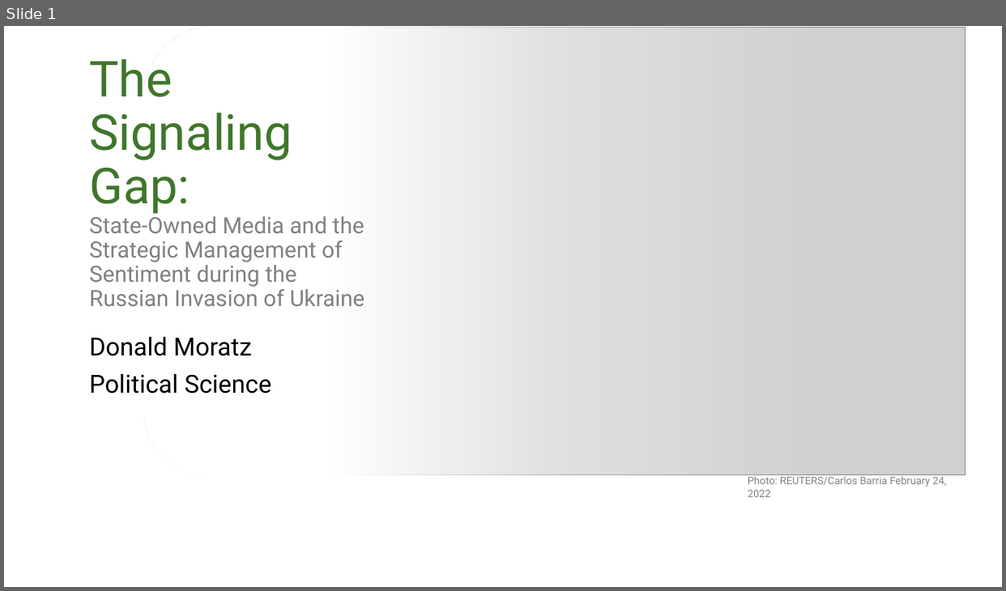
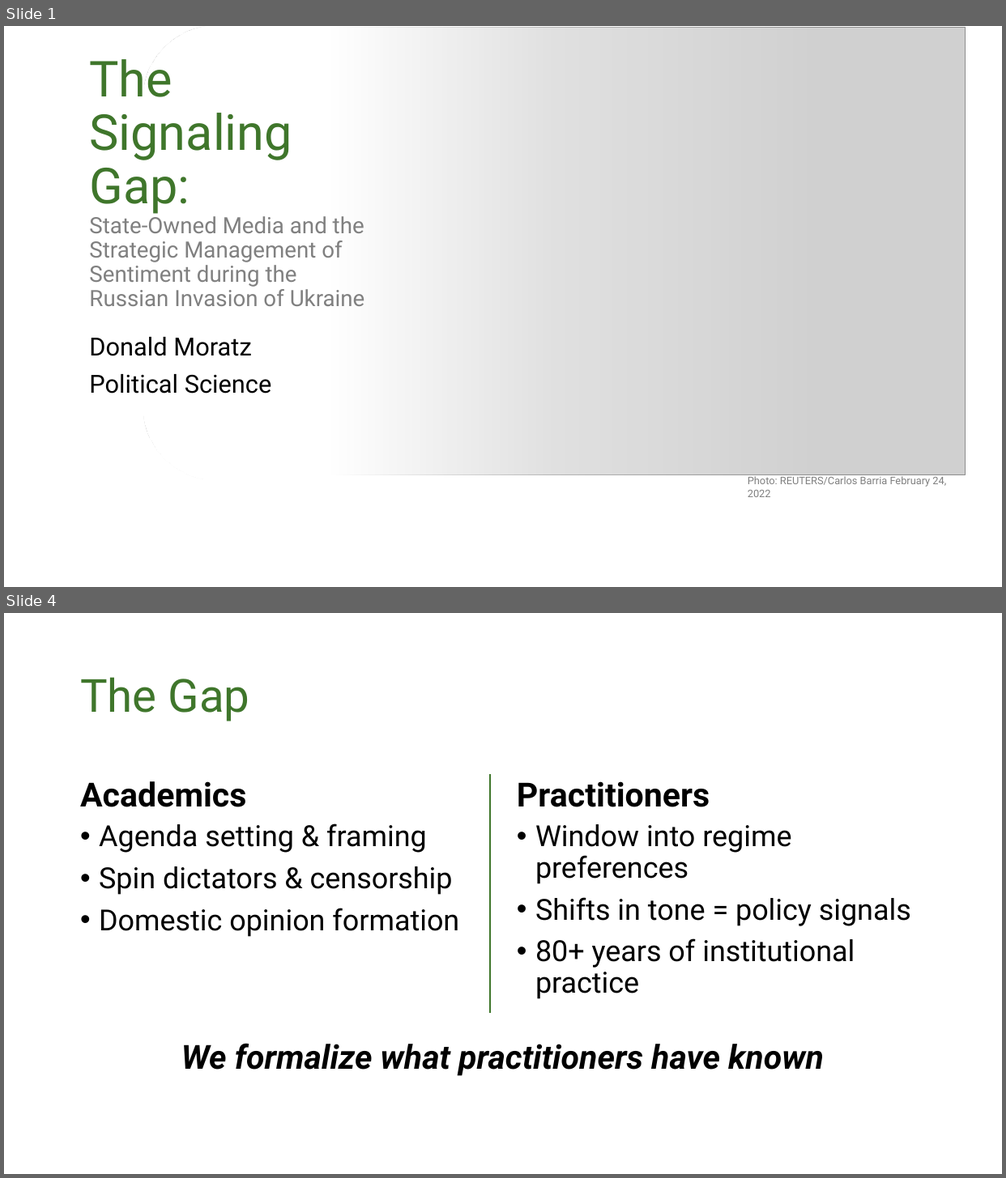
Before and after one commit to dmoratz/russia_sentiment_paper, a slide deck: writing/presentations/moratz_pgt.pptx. Shown one above the other, each under a label of ours: slide 1 before the commit, slides 1 and 4 after it; the slides between them are not shown. The pictures are 1006x591 and 1006x1178 pixels, drawn with LibreOffice and Linux fonts; fonts in the diff are those of the drawing; grey boxes stand for pictures; background and template pictures are left out. Boxes give left, top, right and bottom in pixels: in the first picture for what was removed or moved away, otherwise in the second. Text is boxed around its words. In the diff, an @@ line names an element or a change of style, - is before the commit and + after.

```diff
--- a/writing/presentations/moratz_pgt.pptx
+++ b/writing/presentations/moratz_pgt.pptx
@@ slide 4 added at box(4, 613, 1002, 1174), background picture (left out) @@
@@ title added at box(80, 677, 250, 722), 44 pt, text #3F762B @@
+The Gap
@@ text added at box(80, 781, 246, 807), 32 pt, text #000000, bold @@
+Academics
@@ line added from (490, 775) to (490, 1013), #3F762B 2 pt @@
@@ text added at box(517, 781, 710, 807), 32 pt, text #000000, bold @@
+Practitioners
@@ text added at box(99, 824, 459, 937), 28 pt, text #000000 @@
+• Agenda setting & framing
+• Spin dictators & censorship
+• Domestic opinion formation
@@ text added at box(535, 824, 911, 999), 28 pt, text #000000 @@
+• Window into regime preferences
+• Shifts in tone = policy signals
+• 80+ years of institutional practice
@@ text added at box(181, 1043, 824, 1076), 32 pt, text #000000, bold, italic @@
+We formalize what practitioners have known
```
Also in this commit, not shown: 2 slides changed, 8 other slides added, 8 other files.
